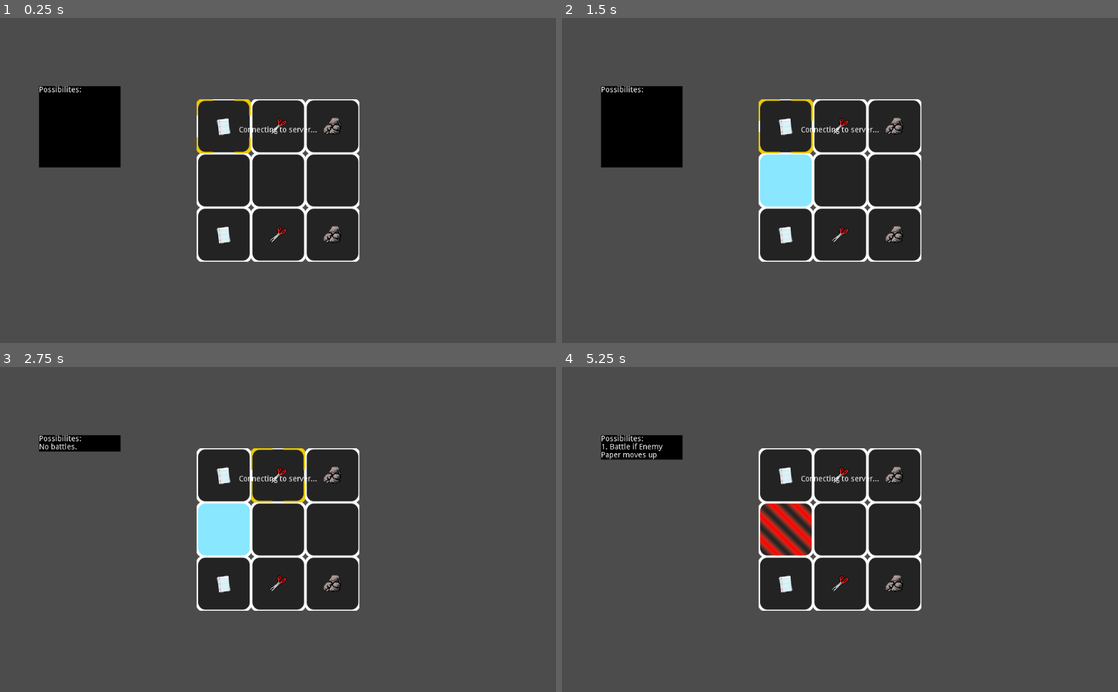
Above: before the commit, frames 1-4 (two rows, left to right).
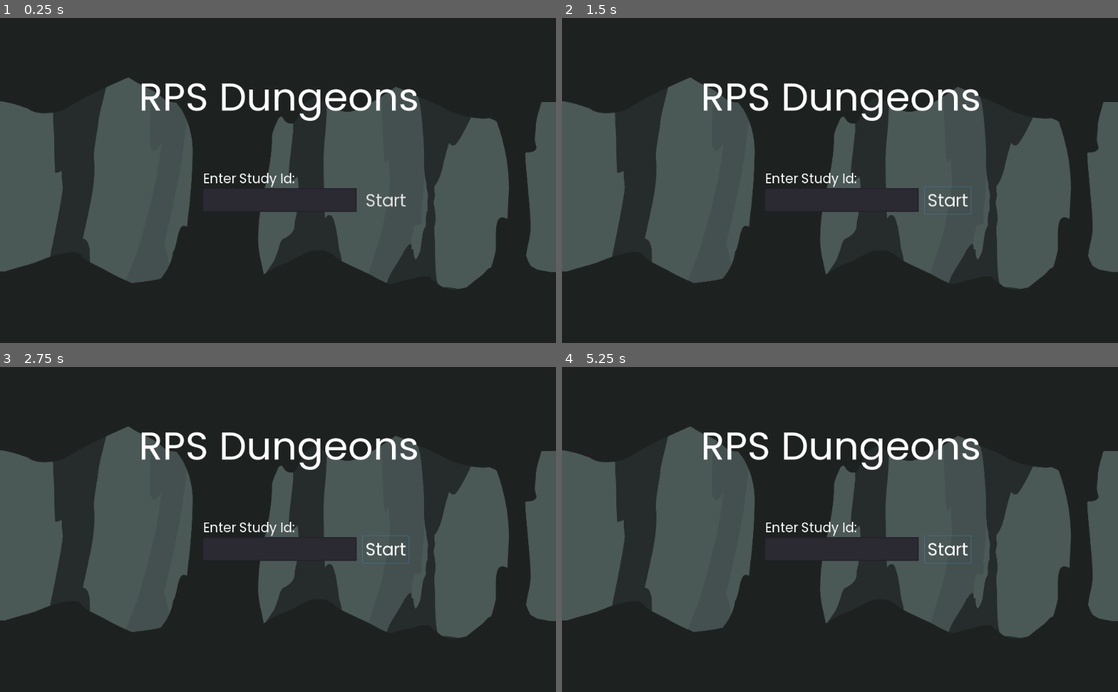
Above: after the commit, the same moments.

Repository: AttacktoWin/cmput-399
Game: Godot game, scene res://Scenes/Title.tscn
Two runs of this game, one before a commit and one after it. Both use one fixed random seed, a clock stepped at 60 frames per second and the inputs below. Before the commit the project starts from res://Scenes/State.tscn.
Inputs (mouse positions are in pixels of both pictures, inside the frame that each line leads up to):
- Up to frame 1 (0.25 s): no input
- Up to frame 2 (1.5 s): click (945, 200) at 0.5 s, where only the run after the commit has a clickable "Start"; click (945, 200) at 1.25 s, where only the run after the commit has a clickable "Start"
- Up to frame 3 (2.75 s): move the mouse to (222, 474) at 2.02 s; hold D (right) from 2.03 s (still down); hold Space (accept) from 2.03 s (still down)
- Up to frame 4 (5.25 s): tap Enter at 2.75 s; move the mouse to (840, 474) at 2.77 s; release D (right) at 2.78 s; release Space (accept) at 2.78 s; hold S (down) 2.78-3.53 s; tap Space (accept) at 2.85, 3.5, 4.35 s; move the mouse to (895, 474) at 3.52 s; hold D (right) 3.53-4.28 s; hold Space (accept) 3.53-4.28 s; move the mouse to (784, 529) at 4.27 s; hold W (up) 4.28-5.03 s; move the mouse to (840, 529) at 5.02 s; hold A (left) from 5.03 s (still down); hold Space (accept) from 5.03 s (still down)

The runs differ from the first frame. In frame 1, 65% of the frame differs, in the area x 0-100%, y 0-100%; in frame 2, 67%; in frame 3, 65%; in frame 4, 65%.

Commit message:
Unit panel, Title screen, study id, and loading screen

Diff:
--- a/Scenes/State.tscn
+++ b/Scenes/State.tscn
@@ -1,22 +1,49 @@
-[gd_scene load_steps=6 format=2]
+[gd_scene load_steps=11 format=2]
 
 [ext_resource path="res://Scripts/State.gd" type="Script" id=1]
 [ext_resource path="res://Scenes/Classes/Selector.tscn" type="PackedScene" id=2]
 [ext_resource path="res://Scenes/Classes/Cell.tscn" type="PackedScene" id=3]
 [ext_resource path="res://Scripts/Client.gd" type="Script" id=4]
 [ext_resource path="res://Scenes/Classes/PossibilitiesPanel.tscn" type="PackedScene" id=5]
+[ext_resource path="res://Assets/Tiles/selected_1.png" type="Texture" id=6]
+[ext_resource path="res://Assets/Tiles/selected_0.png" type="Texture" id=7]
+[ext_resource path="res://Scenes/UnitPanel.tscn" type="PackedScene" id=8]
+[ext_resource path="res://Assets/back_cave.png" type="Texture" id=9]
 
-[node name="State" type="Node"]
+[sub_resource type="AnimatedTexture" id=1]
+flags = 4
+frames = 2
+fps = 2.0
+frame_0/texture = ExtResource( 7 )
+frame_1/texture = ExtResource( 6 )
+frame_1/delay_sec = 0.0
+
+[node name="State" type="Node2D"]
 script = ExtResource( 1 )
+
+[node name="Camera2D" type="Camera2D" parent="."]
+anchor_mode = 0
+current = true
+
+[node name="TextureRect" type="TextureRect" parent="."]
+margin_right = 1024.0
+margin_bottom = 600.0
+texture = ExtResource( 9 )
+expand = true
+
+[node name="ColorRect" type="ColorRect" parent="."]
+margin_right = 1024.0
+margin_bottom = 600.0
+color = Color( 0, 0, 0, 0.360784 )
 
 [node name="Client" type="Node" parent="."]
 script = ExtResource( 4 )
 
 [node name="Panel" parent="." instance=ExtResource( 5 )]
-margin_left = -340.0
-margin_top = -74.0
-margin_right = -190.0
-margin_bottom = 76.0
+margin_left = 73.0
+margin_top = 129.0
+margin_right = 223.0
+margin_bottom = 279.0
 
 [node name="Cell" parent="." instance=ExtResource( 3 )]
 
@@ -50,15 +77,33 @@
 
 [node name="Selector" parent="." instance=ExtResource( 2 )]
 
-[node name="Camera2D" type="Camera2D" parent="."]
-position = Vector2( 100, 100 )
-current = true
-
 [node name="Units" type="Node" parent="."]
 
-[node name="ConnectingText" type="RichTextLabel" parent="."]
-margin_left = -411.0
-margin_right = 612.0
+[node name="UnitPanel" parent="." instance=ExtResource( 8 )]
+margin_left = 285.0
+margin_top = 455.0
+margin_right = 1161.0
+margin_bottom = 731.0
+rect_scale = Vector2( 0.5, 0.5 )
+
+[node name="SelectedIndicator" type="TextureRect" parent="."]
+visible = false
+margin_left = -32.0
+margin_top = -96.0
+margin_right = 32.0
+margin_bottom = -32.0
+texture = SubResource( 1 )
+expand = true
+
+[node name="ConnectingText" type="ColorRect" parent="."]
+margin_right = 1028.0
+margin_bottom = 605.0
+color = Color( 0.121569, 0.121569, 0.121569, 1 )
+
+[node name="Text" type="RichTextLabel" parent="ConnectingText"]
+anchor_top = 0.5
+anchor_bottom = 0.5
+margin_right = 1023.0
 margin_bottom = 18.0
 bbcode_enabled = true
 bbcode_text = "[center]Connecting to server...[/center]"
--- /dev/null
+++ b/Scenes/Title.tscn
@@ -0,0 +1,91 @@
+[gd_scene load_steps=12 format=2]
+
+[ext_resource path="res://Scripts/Title.gd" type="Script" id=1]
+[ext_resource path="res://Assets/Poppins-Regular.ttf" type="DynamicFontData" id=2]
+[ext_resource path="res://Assets/back_cave.png" type="Texture" id=3]
+
+[sub_resource type="DynamicFont" id=1]
+size = 72
+font_data = ExtResource( 2 )
+
+[sub_resource type="Theme" id=2]
+default_font = SubResource( 1 )
+
+[sub_resource type="DynamicFont" id=7]
+size = 28
+font_data = ExtResource( 2 )
+
+[sub_resource type="Theme" id=8]
+default_font = SubResource( 7 )
+
+[sub_resource type="DynamicFont" id=3]
+size = 32
+font_data = ExtResource( 2 )
+
+[sub_resource type="Theme" id=4]
+default_font = SubResource( 3 )
+
+[sub_resource type="DynamicFont" id=5]
+size = 24
+font_data = ExtResource( 2 )
+
+[sub_resource type="Theme" id=6]
+default_font = SubResource( 5 )
+
+[node name="Screen" type="Node2D"]
+script = ExtResource( 1 )
+
+[node name="Camera2D" type="Camera2D" parent="."]
+anchor_mode = 0
+current = true
+
+[node name="TextureRect" type="TextureRect" parent="."]
+margin_right = 1024.0
+margin_bottom = 600.0
+texture = ExtResource( 3 )
+expand = true
+
+[node name="ColorRect" type="ColorRect" parent="."]
+margin_right = 1024.0
+margin_bottom = 600.0
+color = Color( 0, 0, 0, 0.360784 )
+
+[node name="RichTextLabel" type="RichTextLabel" parent="."]
+margin_left = 255.0
+margin_top = 95.0
+margin_right = 775.0
+margin_bottom = 198.0
+theme = SubResource( 2 )
+text = "RPS Dungeons"
+fit_content_height = true
+
+[node name="TextBox" type="TextEdit" parent="."]
+margin_left = 373.0
+margin_top = 314.0
+margin_right = 657.0
+margin_bottom = 358.0
+theme = SubResource( 8 )
+context_menu_enabled = false
+drag_and_drop_selection_enabled = false
+caret_block_mode = true
+caret_blink = true
+
+[node name="Button" type="Button" parent="."]
+margin_left = 667.0
+margin_top = 311.0
+margin_right = 754.0
+margin_bottom = 363.0
+theme = SubResource( 4 )
+text = "Start"
+flat = true
+
+[node name="RichTextLabel2" type="RichTextLabel" parent="."]
+margin_left = 374.0
+margin_top = 279.0
+margin_right = 548.0
+margin_bottom = 315.0
+theme = SubResource( 6 )
+text = "Enter Study Id:"
+fit_content_height = true
+
+[connection signal="pressed" from="Button" to="." method="_on_Button_pressed"]
--- /dev/null
+++ b/Scenes/UnitPanel.tscn
@@ -0,0 +1,92 @@
+[gd_scene load_steps=9 format=2]
+
+[ext_resource path="res://Scripts/UnitPanel.gd" type="Script" id=1]
+[ext_resource path="res://Assets/Poppins-Regular.ttf" type="DynamicFontData" id=2]
+
+[sub_resource type="DynamicFont" id=1]
+size = 52
+font_data = ExtResource( 2 )
+
+[sub_resource type="Theme" id=2]
+default_font = SubResource( 1 )
+
+[sub_resource type="DynamicFont" id=3]
+size = 32
+font_data = ExtResource( 2 )
+
+[sub_resource type="Theme" id=4]
+default_font = SubResource( 3 )
+
+[sub_resource type="DynamicFont" id=5]
+size = 32
+font_data = ExtResource( 2 )
+
+[sub_resource type="Theme" id=6]
+default_font = SubResource( 5 )
+
+[node name="UnitPanel" type="Container"]
+margin_right = 876.0
+margin_bottom = 276.0
+script = ExtResource( 1 )
+
+[node name="UnitDisplay" type="TextureRect" parent="."]
+anchor_bottom = 1.0
+margin_right = 276.0
+expand = true
+
+[node name="VBoxContainer" type="VBoxContainer" parent="."]
+anchor_right = 1.0
+anchor_bottom = 1.0
+margin_left = 276.0
+margin_right = -12.0
+rect_min_size = Vector2( 576, 0 )
+
+[node name="UnitName" type="RichTextLabel" parent="VBoxContainer"]
+margin_right = 588.0
+margin_bottom = 75.0
+theme = SubResource( 2 )
+text = "Empty Cell"
+fit_content_height = true
+
+[node name="HealthBarContainer" type="Control" parent="VBoxContainer"]
+margin_top = 79.0
+margin_right = 588.0
+margin_bottom = 135.0
+rect_min_size = Vector2( 0, 56 )
+
+[node name="HP" type="RichTextLabel" parent="VBoxContainer/HealthBarContainer"]
+margin_top = 4.0
+margin_right = 588.0
+margin_bottom = 51.0
+rect_min_size = Vector2( 48, 0 )
+theme = SubResource( 4 )
+text = "HP:"
+fit_content_height = true
+
+[node name="Empty" type="ColorRect" parent="VBoxContainer/HealthBarContainer"]
+anchor_right = 1.0
+anchor_bottom = 1.0
+margin_left = 52.0
+margin_top = 4.0
+margin_bottom = -4.0
+color = Color( 0.803922, 0, 0, 1 )
+
+[node name="HealthBar" type="ColorRect" parent="VBoxContainer/HealthBarContainer"]
+anchor_right = 1.0
+margin_left = 52.0
+margin_top = 4.0
+margin_bottom = 52.0
+color = Color( 0.0470588, 0.831373, 0, 1 )
+__meta__ = {
+"_edit_use_anchors_": true
+}
+
+[node name="HealthCount" type="RichTextLabel" parent="VBoxContainer"]
+margin_top = 139.0
+margin_right = 588.0
+margin_bottom = 186.0
+theme = SubResource( 6 )
+bbcode_enabled = true
+bbcode_text = "[right]0/0[/right]"
+text = "0/0"
+fit_content_height = true
--- a/Scripts/Cell.gd
+++ b/Scripts/Cell.gd
@@ -22,8 +22,8 @@
 		[self.x, self.y + 1],
 		[self.x - 1, self.y]
 	]
-	self.position.x = self.x * 100
-	self.position.y = self.y * 100
+	self.position.x = self.x * 100 + 400
+	self.position.y = self.y * 100 + 200
 	connect("mouse_entered", self, "_on_mouse_entered")
 	var state = get_parent()
 	if (is_instance_valid(state)):
--- a/Scripts/Client.gd
+++ b/Scripts/Client.gd
@@ -7,6 +7,7 @@
 export var websocket_url := "ws://localhost:5015"
 
 var _client = WebSocketClient.new()
+var study_id := ""
 
 func _ready():
 	_client.connect("connection_closed", self, "_socket_closed")
@@ -51,7 +52,8 @@
 		})
 		if (i < len(units) - 1):
 			board += ";"
-	var packet := "{board}|{player_points}|{enemy_points}|{chosen_unit}|{direction}".format({
+	var packet := "{study_id}|{board}|{player_points}|{enemy_points}|{chosen_unit}|{direction}".format({
+		"study_id": self.study_id,
 		"board": board,
 		"player_points": player_points,
 		"enemy_points": enemy_points,
--- a/Scripts/Selector.gd
+++ b/Scripts/Selector.gd
@@ -1,6 +1,6 @@
 extends Node2D
 
-signal cell_hovered(cell_x, cell_yy)
+signal cell_hovered(cell_x, cell_y)
 
 var coordinate_vector: Vector2 setget _coordinate_vector_changed
 onready var tween = $Tween
@@ -8,10 +8,10 @@
 func _coordinate_vector_changed(new_vector: Vector2):
 	coordinate_vector = new_vector
 	if (is_instance_valid(tween)):
-		tween.interpolate_property(self, "position", self.position, coordinate_vector * 100, 0.1)
+		tween.interpolate_property(self, "position", self.position, coordinate_vector * 100 + Vector2(400, 200), 0.1)
 		tween.start()
 	else:
-		self.position = coordinate_vector * 100
+		self.position = coordinate_vector * 100 + Vector2(400, 200)
 
 	emit_signal("cell_hovered", new_vector.x, new_vector.y)
 
--- a/Scripts/State.gd
+++ b/Scripts/State.gd
@@ -1,4 +1,4 @@
-extends Node
+extends Node2D
 
 signal unit_selected(unit_x, unit_y)
 signal unit_deselected
@@ -17,11 +17,13 @@
 
 onready var _client := $Client
 
-enum phase_enum { connecting, select_unit, select_cell, movement, resolve }
-export(phase_enum) var current_phase = phase_enum.select_unit
+enum phase_enum { connecting, select_unit, select_cell, movement, resolve, win }
+export(phase_enum) var current_phase = phase_enum.connecting
 
 onready var selector = $Selector
+onready var selected_indicator = $SelectedIndicator
 onready var panel = $Panel
+onready var unit_panel = $UnitPanel
 
 
 # Called when the node enters the scene tree for the first time.
@@ -32,7 +34,10 @@
 	for child in self.get_children():
 		if child is Cell:
 			child.connect("cell_hovered", self, "_on_cell_hovered")
+			child.connect("cell_hovered", unit_panel, "_on_cell_hovered")
+			# Change cell hovered using keyboard controls
 			selector.connect("cell_hovered", child, "_on_cell_hovered")
+	selector.connect("cell_hovered", unit_panel, "_on_cell_hovered")
 	self._client.connect("packet_data", self, "_update_state_from_packet")
 	self._client.connect("client_connected", self, "_on_client_connected")
 	connect("possibilities_changed", self.panel, "_on_possibilities_changed")
@@ -44,6 +49,8 @@
 				for unit in self.get_player_units():
 					if (unit.x == selector.coordinate_vector.x && unit.y == selector.coordinate_vector.y):
 						self.selected_unit = unit
+						selected_indicator.rect_position = Vector2(100* unit.x - 32, 100 * unit.y - 96)
+						selected_indicator.visible = true
 						self.current_phase = phase_enum.select_cell
 						break
 			phase_enum.select_cell:
@@ -72,10 +79,16 @@
 		match self.current_phase:
 			phase_enum.select_cell:
 				self.selected_unit = null
+				self.selected_indicator.visible = false
 				self.current_phase = phase_enum.select_unit
+
+
+func _set_study_id(id: String):
+	self._client.study_id = id
 
 func _on_client_connected():
 	self.current_phase = phase_enum.select_unit
+	$ConnectingText.queue_free()
 
 func _set_selected_unit(new_unit: Unit):
 	selected_unit = new_unit
@@ -104,6 +117,9 @@
 			chosen_index = i
 			break
 	self._client._send_packet(units, self.player_points, self.enemy_points, chosen_index, direction)
+
+func get_units():
+	return units_node.get_children()
 
 func get_player_units():
 	var players := []
--- /dev/null
+++ b/Scripts/Title.gd
@@ -0,0 +1,29 @@
+extends Node2D
+
+
+# Declare member variables here. Examples:
+# var a = 2
+# var b = "text"
+
+onready var text_box = $TextBox
+
+
+# Called when the node enters the scene tree for the first time.
+func _ready():
+	var state = get_node("/root/State")
+	if (is_instance_valid(state)):
+		state.visible = false
+
+
+# Called every frame. 'delta' is the elapsed time since the previous frame.
+#func _process(delta):
+#	pass
+
+
+func _on_Button_pressed():
+	if (text_box.text.length() > 0):
+		var state = get_node("/root/State")
+		if (is_instance_valid(state)):
+			state._set_study_id(text_box.text)
+			state.visible = true
+			self.queue_free()
--- a/Scripts/Unit.gd
+++ b/Scripts/Unit.gd
@@ -39,10 +39,10 @@
 	self.x = coordinate_vector.x
 	self.y = coordinate_vector.y
 	if (is_instance_valid(tween)):
-		tween.interpolate_property(self, "position", self.position, coordinate_vector * 100, 0.3)
+		tween.interpolate_property(self, "position", self.position, coordinate_vector * 100 + Vector2(400, 200), 0.3)
 		tween.start()
 	else:
-		self.position = coordinate_vector * 100
+		self.position = coordinate_vector * 100 + Vector2(400, 200)
 
 func _set_weapon(new_weapon):
 	match new_weapon:
--- /dev/null
+++ b/Scripts/UnitPanel.gd
@@ -0,0 +1,99 @@
+extends Container
+
+
+const RADIUS = 45
+const POSITION = Vector2(-12,-12)
+const SIZE = Vector2(900, 300)
+
+const ROCK = preload("res://Assets/Units/rock.png")
+const PAPER = preload("res://Assets/Units/paper.png")
+const SCISSORS = preload("res://Assets/Units/scissors.png")
+
+enum UnitEnum { none, rock, paper, scissors }
+export (UnitEnum) var displayed_unit setget _set_displayed_unit
+onready var unit_display = $UnitDisplay
+export(int, 1, 10) var max_health = 5
+
+var unit_name := "" setget _set_unit_name
+onready var unit_name_label = $VBoxContainer/UnitName
+var unit_health := 3 setget _set_unit_health
+onready var health_bar = $VBoxContainer/HealthBarContainer/HealthBar
+
+# Called when the node enters the scene tree for the first time.
+func _ready():
+	if (is_instance_valid(unit_display)):
+		match self.displayed_unit:
+			UnitEnum.none:
+				unit_display.texture = null
+			UnitEnum.rock:
+				unit_display.texture = ROCK
+			UnitEnum.paper:
+				unit_display.texture = PAPER
+			UnitEnum.scissors:
+				unit_display.texture = SCISSORS
+	update()
+
+
+func _draw():
+	var style_box = StyleBoxFlat.new()
+	style_box.set_corner_radius_all(RADIUS)
+	style_box.bg_color = Color(0, 0, 0)
+	style_box.border_color = Color(1, 1, 1)
+	style_box.border_width_top = 12
+	style_box.border_width_right = 12
+	style_box.border_width_bottom = 12
+	style_box.border_width_left = 12
+
+	draw_style_box(style_box, Rect2(POSITION, SIZE))
+
+func _on_cell_hovered(cell_x: int, cell_y: int):
+	var state = get_node("/root/State")
+	var units := []
+	if (is_instance_valid(state)):
+		units = state.get_units()
+	for unit in units:
+		if (unit.x == cell_x && unit.y == cell_y):
+			match unit.weapon:
+				0:
+					self.displayed_unit = UnitEnum.rock
+				1:
+					self.displayed_unit = UnitEnum.paper
+				2:
+					self.displayed_unit = UnitEnum.scissors
+				_:
+					self.displayed_unit = UnitEnum.none
+			self.unit_name = unit.unit_name
+			self.unit_health = unit.hp
+			$VBoxContainer/HealthBarContainer.visible = true
+			$VBoxContainer/HealthCount.visible = true
+			return
+	self.displayed_unit = UnitEnum.none
+	self.unit_name = "Empty Cell"
+	$VBoxContainer/HealthBarContainer.visible = false
+	$VBoxContainer/HealthCount.visible = false
+
+func _set_displayed_unit(new_unit):
+	displayed_unit = new_unit
+	if (is_instance_valid(unit_display)):
+		match displayed_unit:
+			UnitEnum.none:
+				unit_display.texture = null
+			UnitEnum.rock:
+				unit_display.texture = ROCK
+			UnitEnum.paper:
+				unit_display.texture = PAPER
+			UnitEnum.scissors:
+				unit_display.texture = SCISSORS
+
+
+func _set_unit_name(new_name: String):
+	unit_name = new_name
+	unit_name_label.text = unit_name
+
+func _set_unit_health(new_health: int):
+	unit_health = new_health
+	$VBoxContainer/HealthCount.bbcode_text = "[right]{health}/{max_health}[/right]".format({
+		"health": unit_health,
+		"max_health": max_health
+	})
+	health_bar.anchor_right = float(unit_health) / max_health
--- a/project.godot
+++ b/project.godot
@@ -33,8 +33,12 @@
 [application]
 
 config/name="RPS Dungeons"
-run/main_scene="res://Scenes/State.tscn"
+run/main_scene="res://Scenes/Title.tscn"
 config/icon="res://icon.png"
+
+[autoload]
+
+State="*res://Scenes/State.tscn"
 
 [gui]
 
Binary file added: Assets/Poppins-Regular.ttf
Binary file added: Assets/Tiles/selected_0.png
Binary file added: Assets/Tiles/selected_1.png
Binary file added: Assets/back_cave.png
